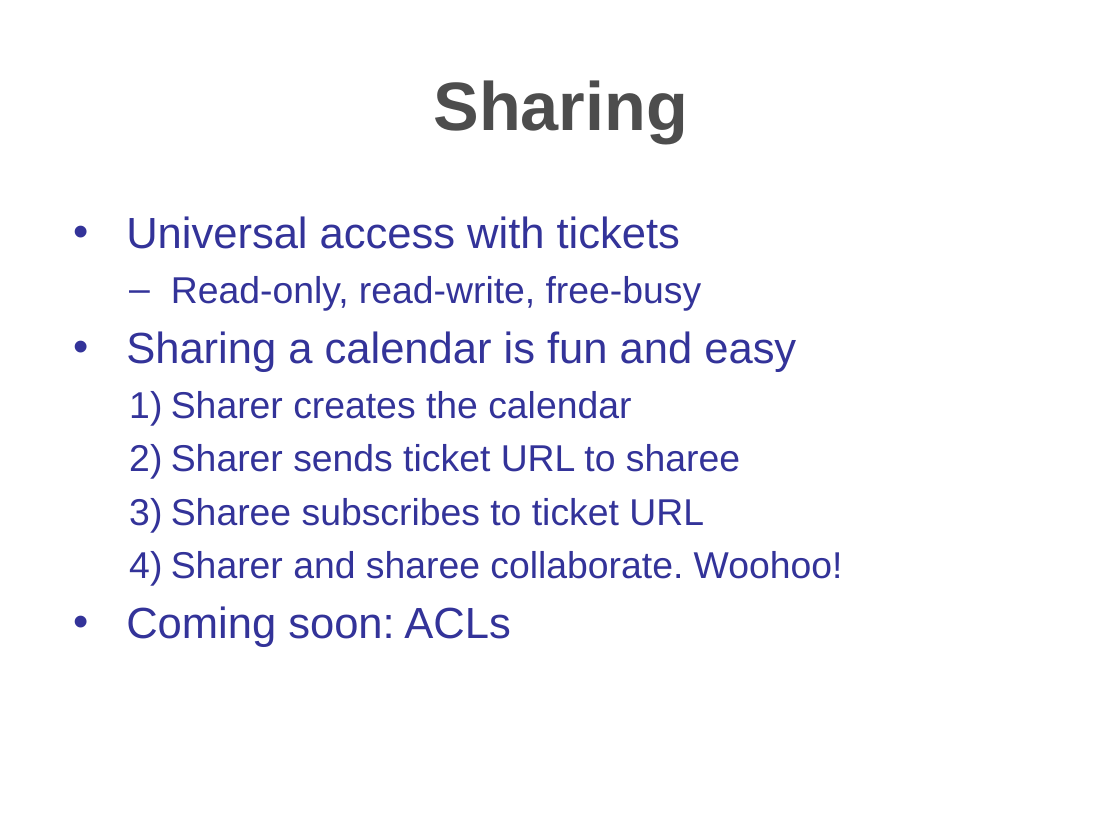
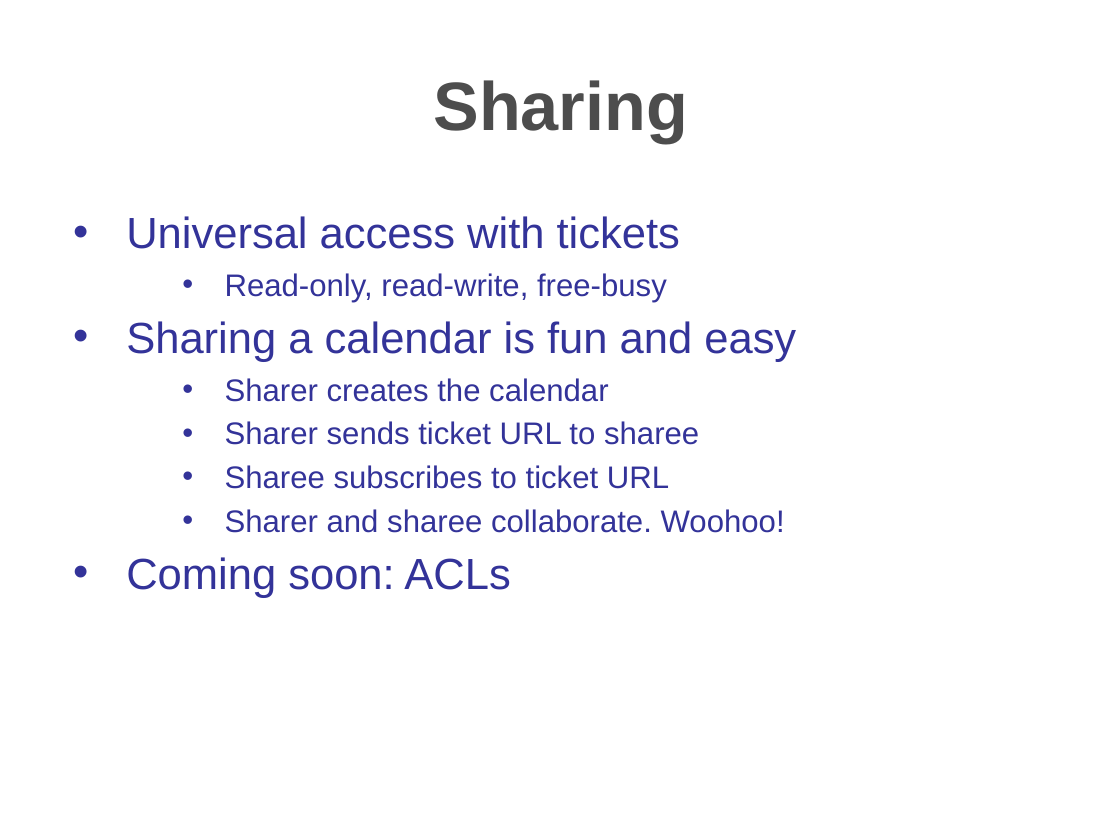
Before and after one commit to travis/cosmo, a slide deck: slide 10 of src/docs/presentations/apachecon2006.ppt. Drawn at 1120x840 pixels with LibreOffice and Linux fonts; fonts in the diff are those of the drawing; background and template pictures are left out. Boxes give left, top, right and bottom in pixels: in the first picture for what was removed or moved away, otherwise in the second. Text is boxed around its words. In the diff, an @@ line names an element or a change of style, - is before the commit and + after.

```diff
--- a/src/docs/presentations/apachecon2006.ppt
+++ b/src/docs/presentations/apachecon2006.ppt
@@ text "Universal access with tickets" at box(126, 216, 796, 598): size 24 to 20 pt in "Read-only, read-write, free-busy", "Sharer creates the calendar", "Sharer sends ticket URL to sharee", "Sharee subscribes to ticket URL" and 1 more places; line spacing 33.4pt to 33.2pt; bullet – to •; list level 2 to 3 in "Read-only, read-write, free-busy"; line spacing 28.4pt to 23.1pt; bullet 1) to •; list level 2 to 3 in "Sharer creates the calendar"; list level 2 to 3 in "Sharer sends ticket URL to ..."; list level 2 to 3 in "Sharee subscribes to ticket URL"; list level 2 to 3 in "Sharer and sharee collaborate. Woohoo!" @@
```
Also in this commit, not shown: 23 other slides changed, 5 slides added, 5 slides removed.
